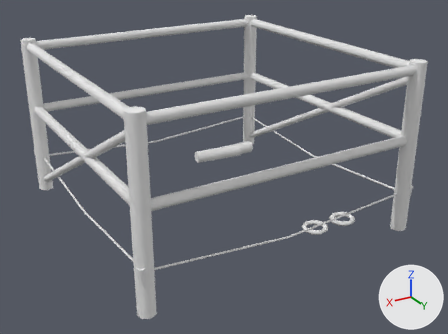
One commit to the glTF model game/assets/props/blender/site_small_1.glb: the scene before it, then after it.
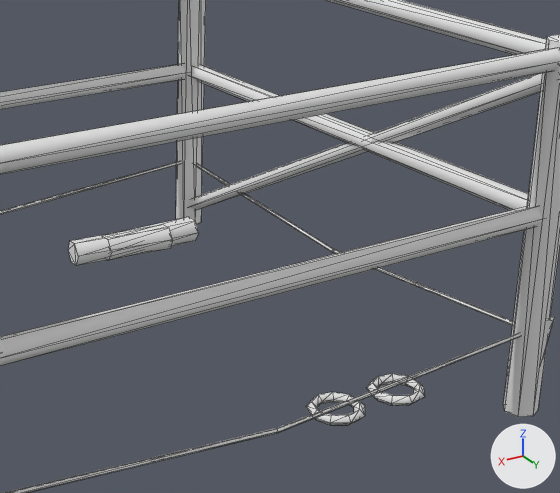
Each version appears first whole from a 50 mm lens placed at (2.04, 3.59, 2.07), pointed at (-0.03, 0.13, 0.34), and next in a close-up on the part from 37% to 93% of the width and 13% to 79% of the height. Arrows for +X, +Y and +Z are at lower right; the lights stay in place. The older version's two pictures come first. The close-ups show mesh edges as thin lines. Vertices at exactly the same position are counted once.

The first close-up shows 'site_small_1'.
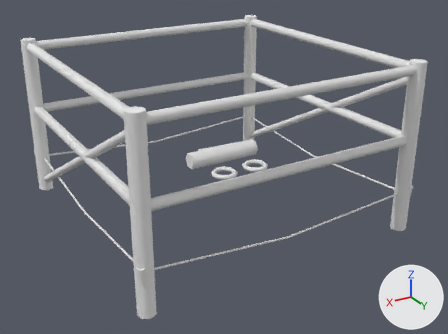
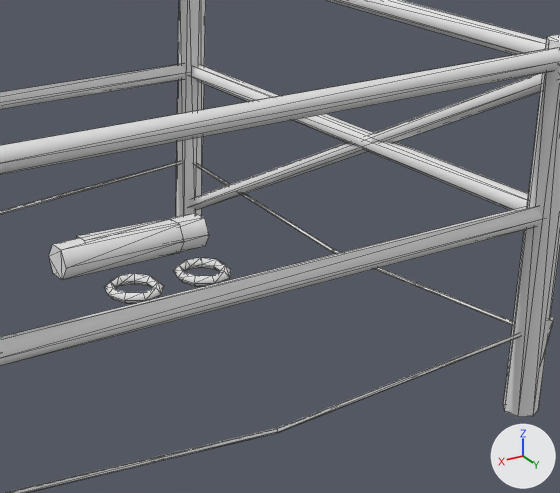
What changed in the scene script:
```text
Change me_site_small_1:
    where me_site_small_1.from_pydata(...)  # 356 vertices, 600 faces; spans x -1.01..1.01, y -1.0..1.01, z -0.02..1.15
    used by ob_site_small_1; location = (0.0, 0.0, 0.0)
    me_site_small_1 part 1: the loose piece of 36 vertices spanning x -0.74..-0.56, y 0.62..0.8, z 0.0..0.04 is scaled about its middle by (1.2, 1.2, 1.22), then moved by (0.0, -1.1, 0.0)
    me_site_small_1 part 2: the loose piece of 12 vertices spanning x -0.81..-0.41, y -0.76..-0.66, z 0.01..0.1 is multiplied about its middle by the matrix ((1.308, 0.075, -0.004), (-0.075, 1.306, -0.075), (0.0, 0.075, 1.308)), then moved by (0.06, 0.05, 0.02)
    me_site_small_1 part 3: the loose piece of 12 vertices spanning x -0.68..-0.28, y -0.78..-0.64, z 0.01..0.1 is multiplied about its middle by the matrix ((1.294, -0.129, 0.0), (0.129, 1.287, 0.129), (-0.013, -0.129, 1.294)), then moved by (0.05, 0.06, 0.02)
    me_site_small_1 part 4: the loose piece of 36 vertices spanning x -0.5..-0.32, y 0.62..0.8, z 0.0..0.04 is scaled about its middle by (1.2, 1.2, 1.22), then moved by (0.06, -1.1, 0.0)
```

Pixel boxes (x1, y1, x2, y2) of what changed, in the close-ups (560 x 493 px; the box of a moved part takes in the faces that stretch with it):
part 1 of me_site_small_1, moved or reshaped: before (367, 374, 425, 405); after (173, 257, 231, 286)
part 2 of me_site_small_1, moved or reshaped: before (103, 217, 199, 261); after (76, 213, 209, 252)
part 3 of me_site_small_1, moved or reshaped: before (68, 226, 173, 266); after (49, 219, 184, 280)
part 4 of me_site_small_1, moved or reshaped: before (306, 392, 365, 425); after (104, 273, 164, 303)
